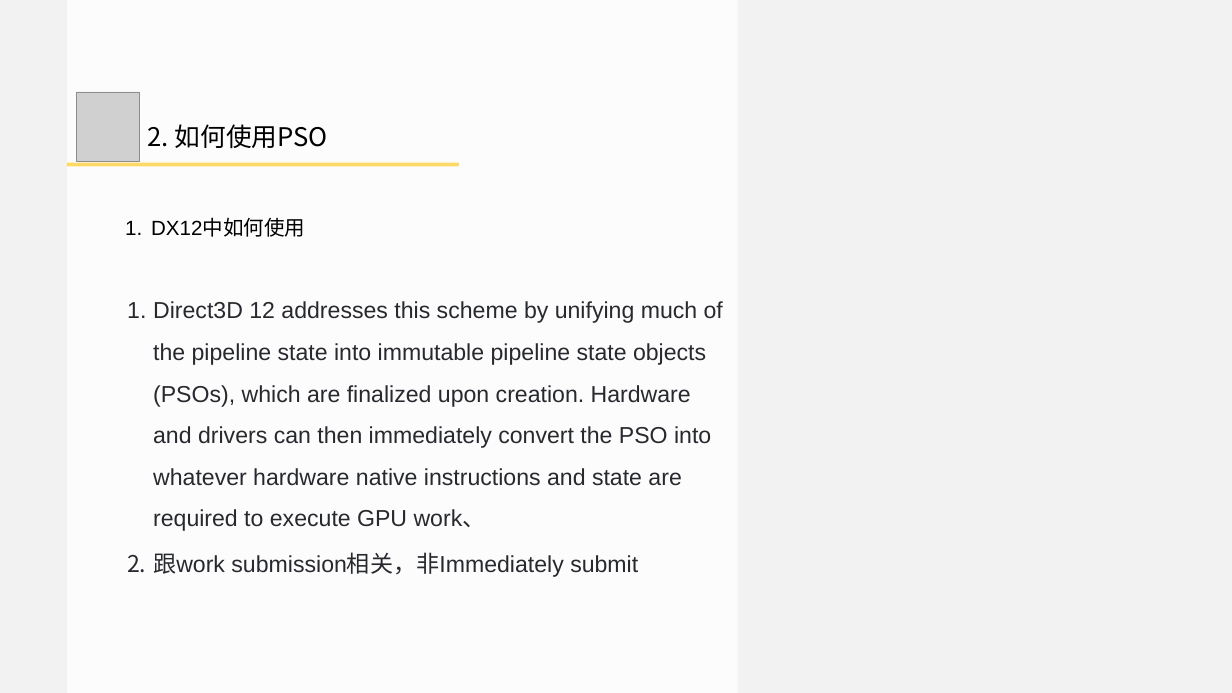
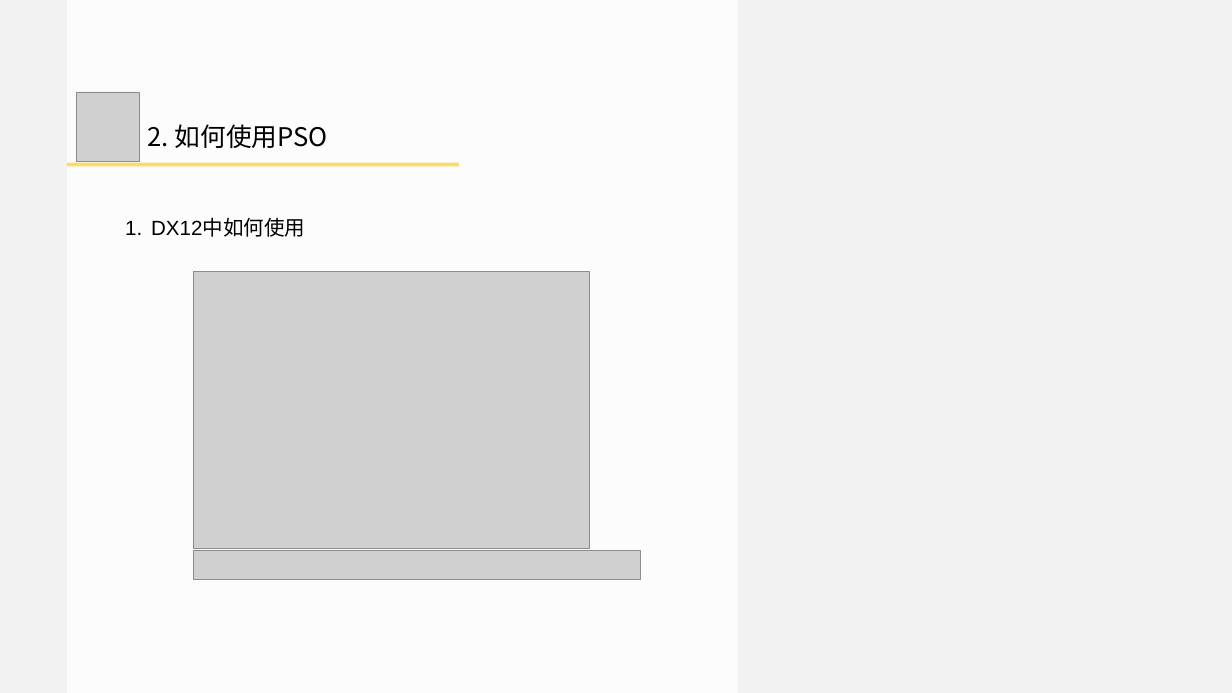
Before and after one commit to doomlover/KSGameEngineTutorials, a slide deck: slide 26 of PPTs/03.深入DX12绘制一.pptx (slide 22 before the commit). Drawn at 1232x693 pixels with LibreOffice and Linux fonts; fonts in the diff are those of the drawing; grey boxes stand for pictures. Boxes give left, top, right and bottom in pixels: in the first picture for what was removed or moved away, otherwise in the second. Text is boxed around its words. In the diff, an @@ line names an element or a change of style, - is before the commit and + after.

```diff
--- a/PPTs/03.深入DX12绘制一.pptx
+++ b/PPTs/03.深入DX12绘制一.pptx
@@ picture added at [194,271,589,548] @@
@@ text removed at [153,301,723,577] @@
-1. Direct3D 12 addresses this scheme by unifying much of the pipeline state into immutable pipeline state objects (PSOs), which are finalized upon creation. Hardware and drivers can then immediately convert the PSO into whatever hardware native instructions and state are required to execute GPU work、
-2. 跟work submission相关，非Immediately submit
@@ picture added at [194,551,640,579] @@
```
Also in this commit, not shown: 16 other slides changed, 5 slides added, 1 slide removed, 1 other file.
